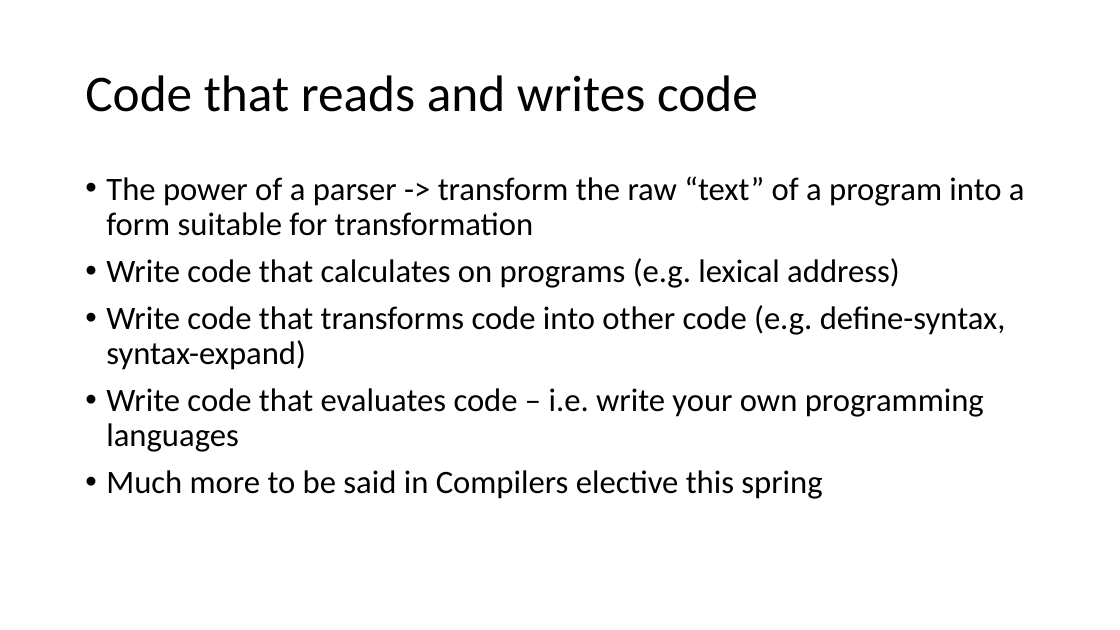
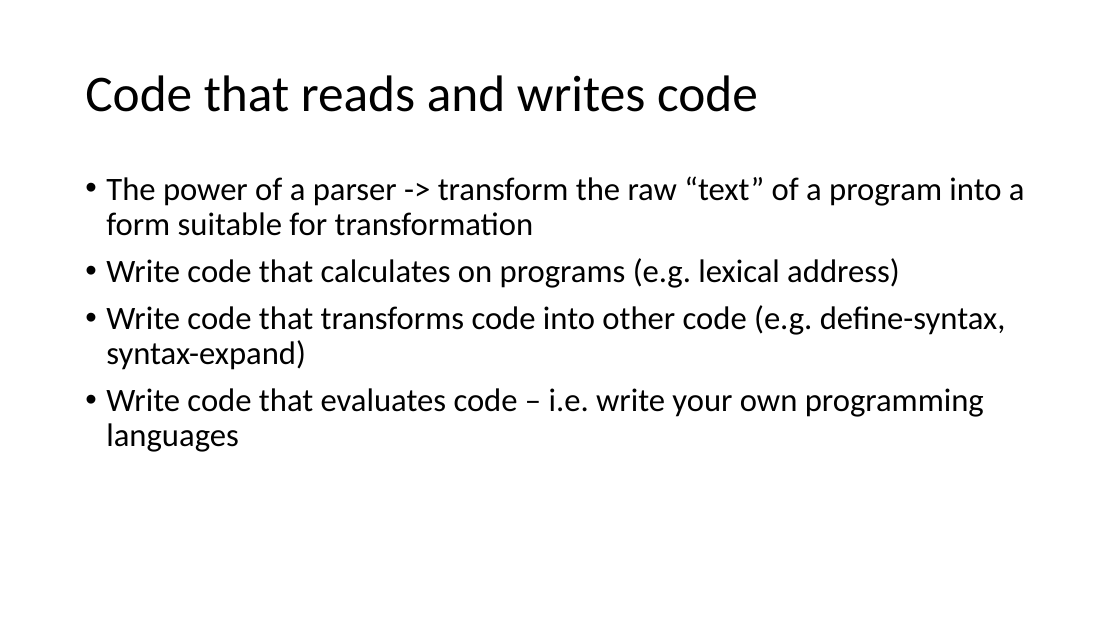
Before and after one commit to RHIT-CSSE/csse304, a slide deck: slide 3 of ClassMaterials/ExamPreview/Final Thoughts.pptm. Drawn at 1120x630 pixels with LibreOffice and Linux fonts; fonts in the diff are those of the drawing. Boxes give left, top, right and bottom in pixels: in the first picture for what was removed or moved away, otherwise in the second. Text is boxed around its words. In the diff, an @@ line names an element or a change of style, - is before the commit and + after.

```diff
--- a/ClassMaterials/ExamPreview/Final Thoughts.pptm
+++ b/ClassMaterials/ExamPreview/Final Thoughts.pptm
@@ text at <box>106,470,822,499</box>: paragraph removed @@
-• Much more to be said in Compilers elective this spring
```
Also in this commit, not shown: 2 other slides changed, 1 other file.
